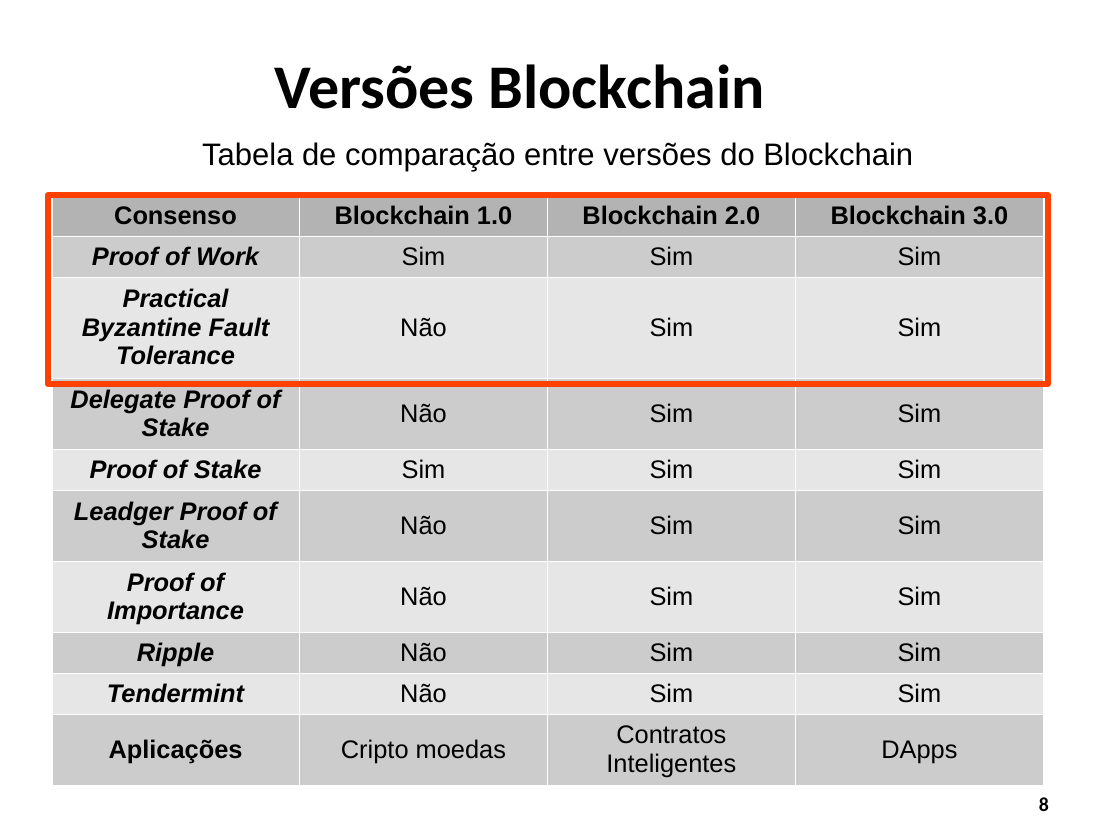
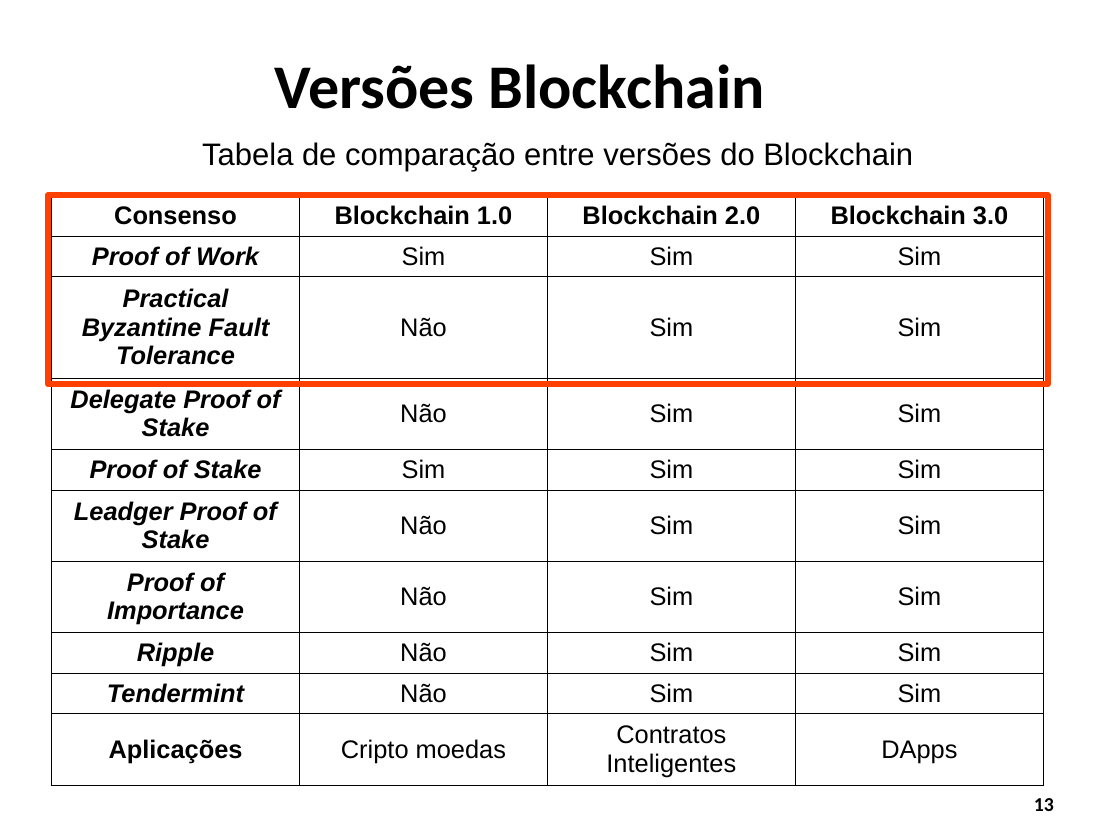
Before and after one commit to WiltonLoch/TCC, a slide deck: slide 13 of apresentacao_TCC_wilton.odp (slide 8 before the commit). Drawn at 1120x840 pixels with LibreOffice and Linux fonts; fonts in the diff are those of the drawing; background and template pictures are left out. Boxes give left, top, right and bottom in pixels: in the first picture for what was removed or moved away, otherwise in the second. Text is boxed around its words. In the diff, an @@ line names an element or a change of style, - is before the commit and + after.

```diff
--- a/apresentacao_TCC_wilton.odp
+++ b/apresentacao_TCC_wilton.odp
@@ table at (52, 195, 1044, 785) @@
@@ fill #B3B3B3 to none in row 1 @@
@@ fill #CCCCCC to none in 20 cells @@
@@ fill #E6E6E6 to none in 16 cells @@
@@ borders changed @@
@@ page number at (1034, 798, 1054, 811): text changed @@
-8
+13
```
Also in this commit, not shown: 4 other slides changed, 7 slides added, 2 slides removed.
